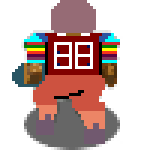
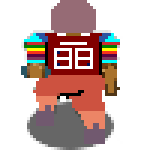
Comparing the layer stacks of the two 150 × 150 images. Changes:
renamed "A_Stand_Player.png" to "L_Run1_Up_With_Ball.png", painted on it over [12, 42, 120, 150]
removed layer "Layer" over [24, 99, 120, 150]
